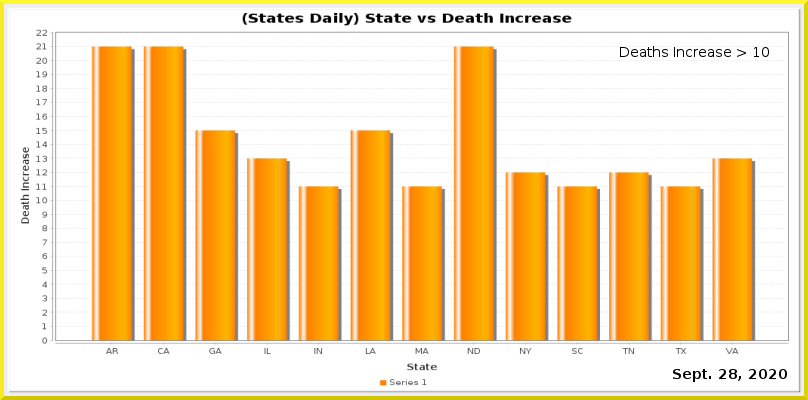
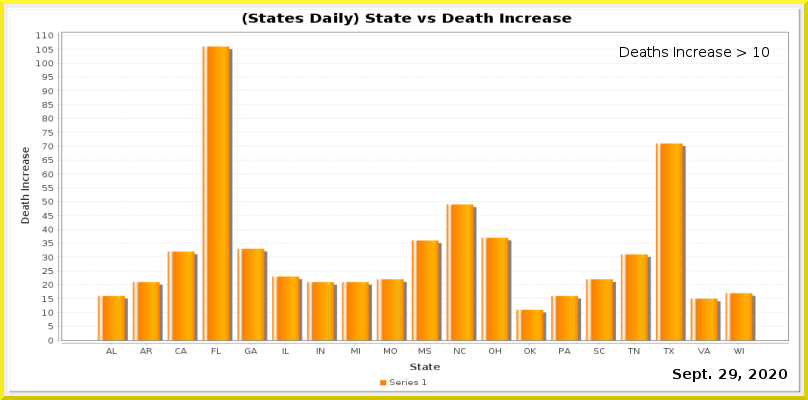
Two versions of the same layered image (w=808, h=400). Layer-by-layer changes:
painted on "Current Date" over [729, 369, 737, 379]
painted on "Date_vs_TestIncrease.png" over [36, 29, 789, 371]
